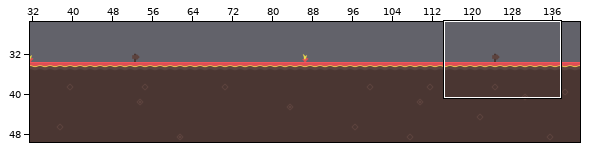
Tiled map: android/assets/playArea/tiledMap/area1/Area1Level6.tmx. Above: a wide view before the commit, with the close-up outlined.
Close-up. First the earlier version:
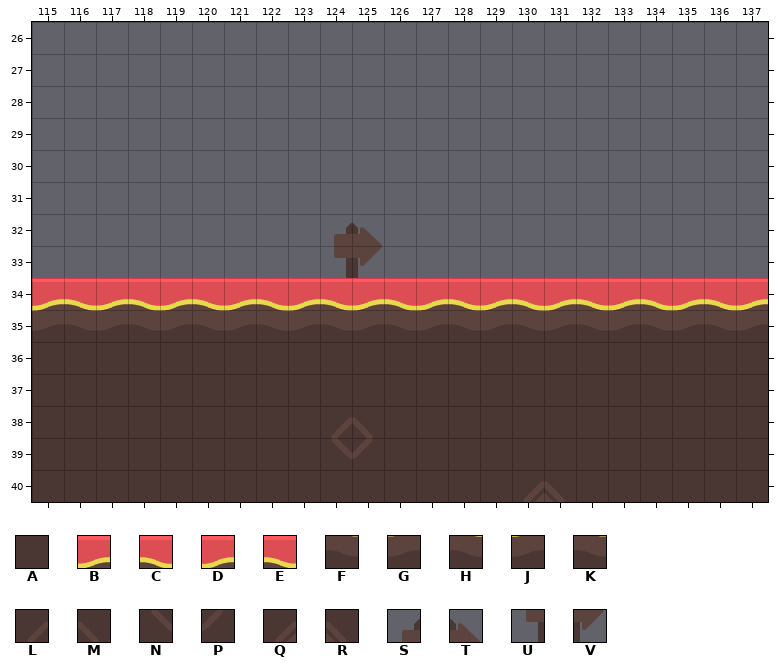
Cells are 32x32 px. Shown: x 115..137, y 26..40.
Key: from "tilesheet_complete": A 0, B 3, C 4, D 5, E 6, F 46, G 47, H 48, J 49, K 52, L 88, M 89, N 132, P 133, Q 176, R 177, S 912, T 913, U 956, V 957.
_ is an empty cell.
Layer "Tile Layer 1" before, first column x 115:
26 _______________________
27 _______________________
28 _______________________
29 _______________________
30 _______________________
31 _______________________
32 _________ST____________
33 _________UV____________
34 DEBCDEBCDEBCDEBCDEBCDEB
35 JFGKGFGHJFGKGFGHJFGKGFG
36 AAAAAAAAAAAAAAAAAAAAAAA
37 AAAAAAAAAAAAAAAAAAAAAAA
38 AAAAAAAAALMAAAAAAAAAAAA
39 AAAAAAAAANPAAAAAAAAAAAA
40 AAAAAAAAAAAAAAAQRAAAAAA
The result:
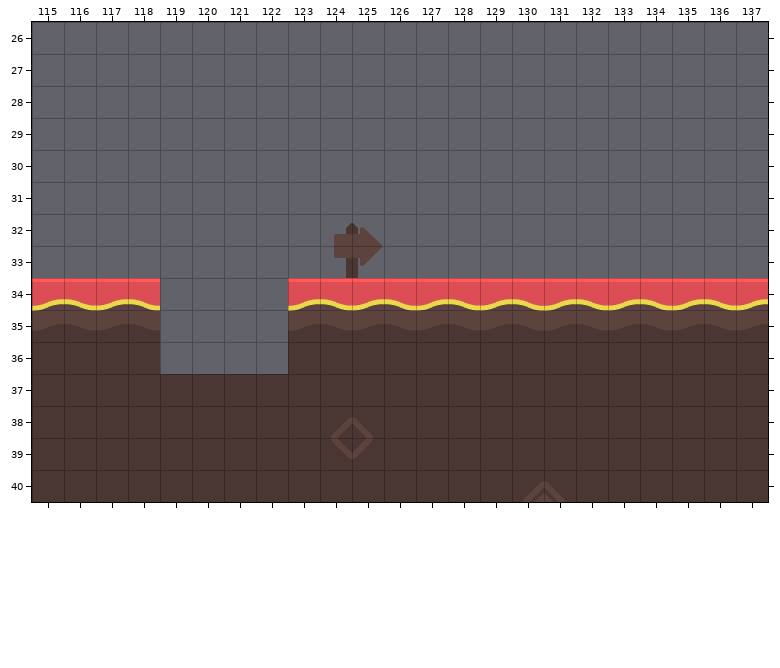
The edit:
Layer "Tile Layer 1":
The edit erases tile A in row 36 at x 119 to 122.
The edit erases tile B in row 34 at x 121.
The edit erases tile C in row 34 at x 122.
The edit erases tile D in row 34 at x 119.
The edit erases tile E in row 34 at x 120.
The edit erases tile F in row 35 at x 120.
The edit erases tile G in row 35 at x 119 and 121.
The edit erases tile H in row 35 at x 122.
Where, in picture pixels (left, top, right, bottom), the same in both close-ups:
removed: (160, 278, 288, 374)
